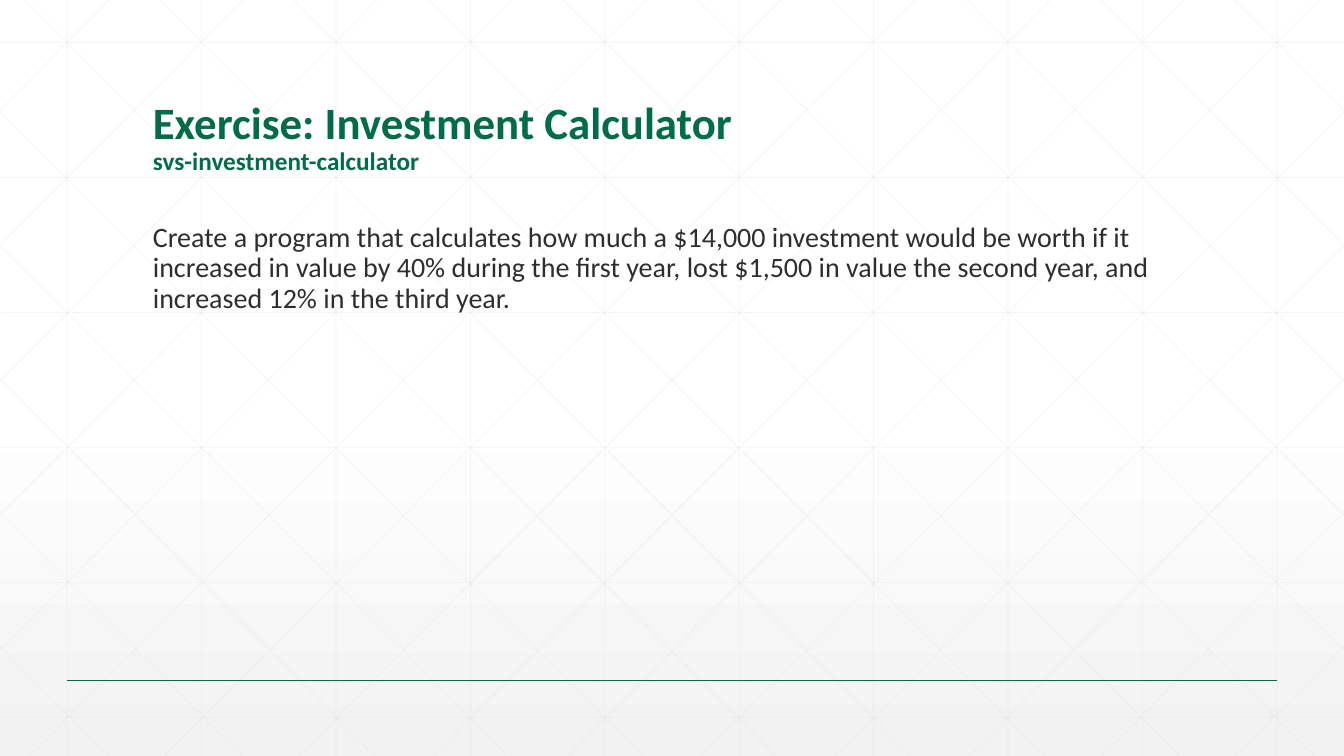
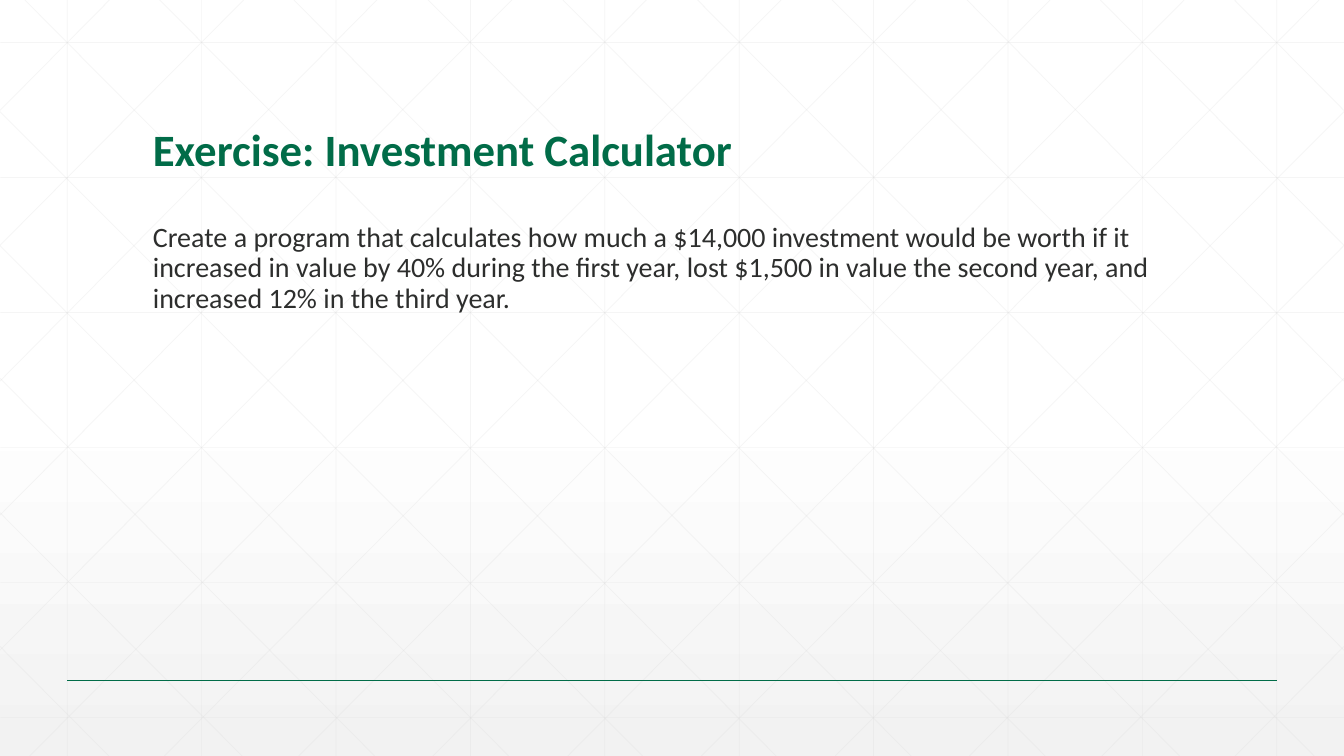
Before and after one commit to SrinS/svs-talent, a slide deck: slide 24 of 01. Java SE/Slides/03. Language elements.pptx. Drawn at 1344x756 pixels with LibreOffice and Linux fonts; fonts in the diff are those of the drawing; background and template pictures are left out. Boxes give left, top, right and bottom in pixels: in the first picture for what was removed or moved away, otherwise in the second. Text is boxed around its words. In the diff, an @@ line names an element or a change of style, - is before the commit and + after.

```diff
--- a/01. Java SE/Slides/03. Language elements.pptx
+++ b/01. Java SE/Slides/03. Language elements.pptx
@@ title at box(153, 134, 731, 167): text changed @@
-Exercise: Investment Calculator
-svs-investment-calculator
+Exercise: Investment Calculator
```
Also in this commit, not shown: 2 other slides changed, 11 other files.
